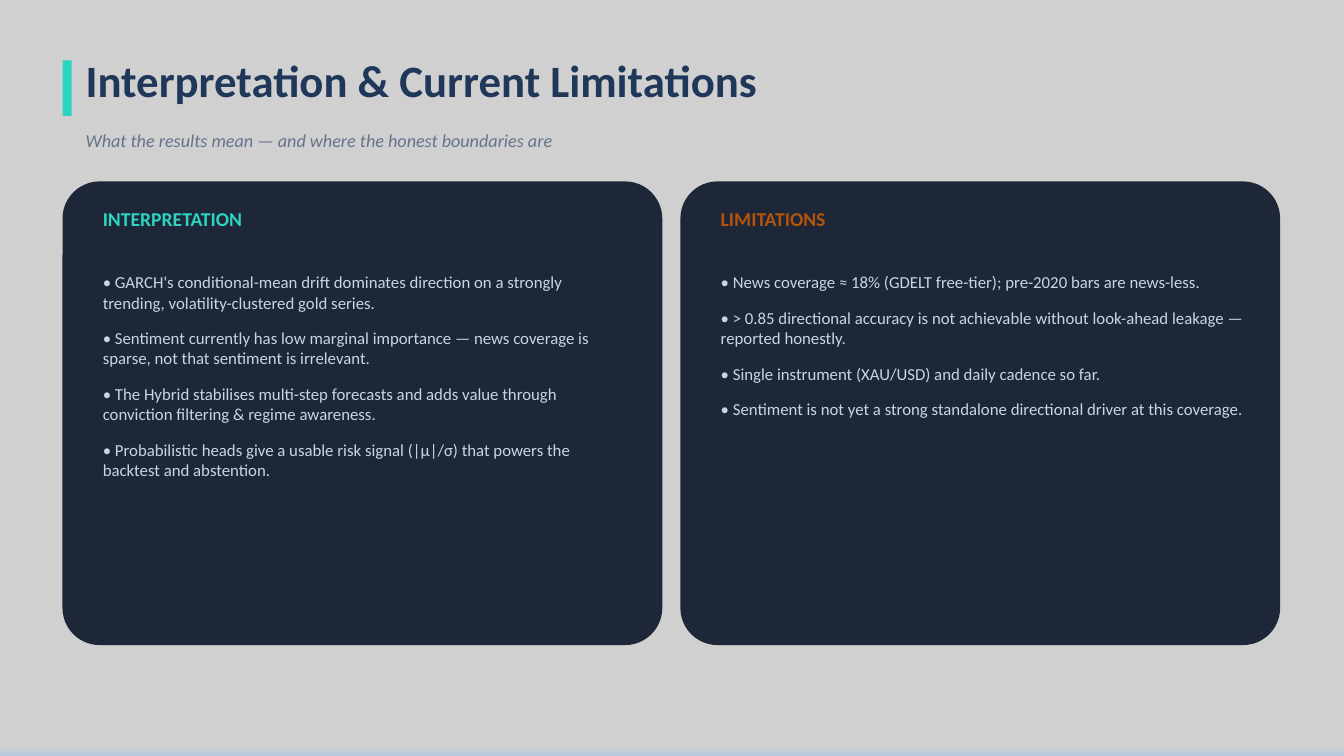
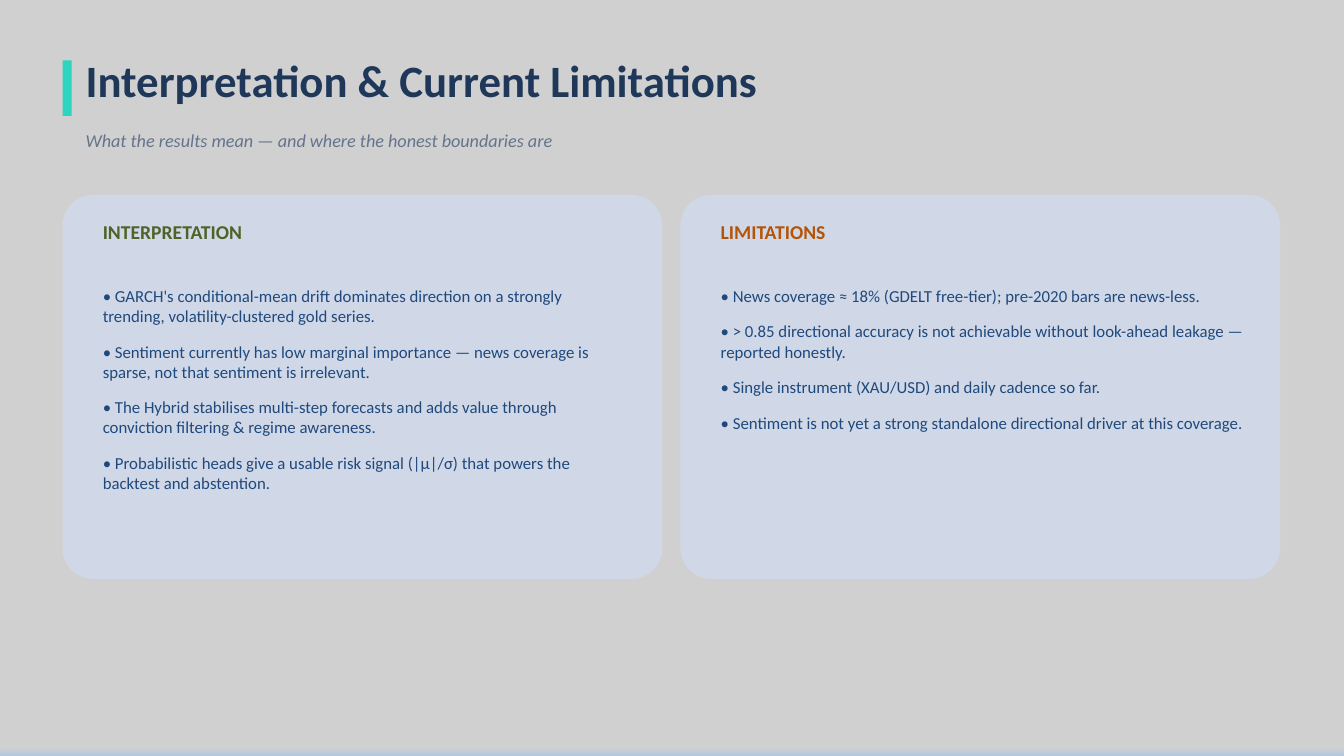
Before and after one commit to SudhakarPuppala/Forex_Price_Prediction, a slide deck: slide 19 of ppt/Midterm_Presentation.pptx. Drawn at 1344x756 pixels with LibreOffice and Linux fonts; fonts in the diff are those of the drawing. Boxes give left, top, right and bottom in pixels: in the first picture for what was removed or moved away, otherwise in the second. Text is boxed around its words. In the diff, an @@ line names an element or a change of style, - is before the commit and + after.

```diff
--- a/ppt/Midterm_Presentation.pptx
+++ b/ppt/Midterm_Presentation.pptx
@@ rounded rectangle: place and size @@
-rounded rectangle at [63,181,662,645]
+rounded rectangle at [63,195,662,579]
@@ rounded rectangle at [63,195,662,579]: fill #1E2738 to #D0D8E8 @@
@@ rounded rectangle at [681,195,1280,579]: fill #1E2738 to #D0D8E8 @@
@@ rounded rectangle: place and size @@
-rounded rectangle at [681,181,1280,645]
+rounded rectangle at [681,195,1280,579]
@@ text "INTERPRETATION": place and size @@
-text "INTERPRETATION" at [103,213,242,226]
+text "INTERPRETATION" at [103,226,242,239]
@@ text "INTERPRETATION" at [103,226,242,239]: text colour #2DD4BF to #4F6228 @@
@@ text "LIMITATIONS": place and size @@
-text "LIMITATIONS" at [721,213,826,226]
+text "LIMITATIONS" at [721,226,826,239]
@@ text "• GARCH's conditional-mean drift dominates ...": place and size @@
-text "• GARCH's conditional-mean drift dominates ..." at [103,276,588,476]
+text "• GARCH's conditional-mean drift dominates ..." at [103,290,588,489]
@@ text "• GARCH's conditional-mean drift dominates ..." at [103,290,588,489]: text colour #CBD5E1 to #1F497D @@
@@ text "• News coverage ≈ 18% ..." at [721,290,1242,432]: text colour #CBD5E1 to #1F497D @@
@@ text "• News coverage ≈ 18% ...": place and size @@
-text "• News coverage ≈ 18% ..." at [721,276,1242,418]
+text "• News coverage ≈ 18% ..." at [721,290,1242,432]
```
Also in this commit, not shown: 12 other slides changed, 8 other files.
